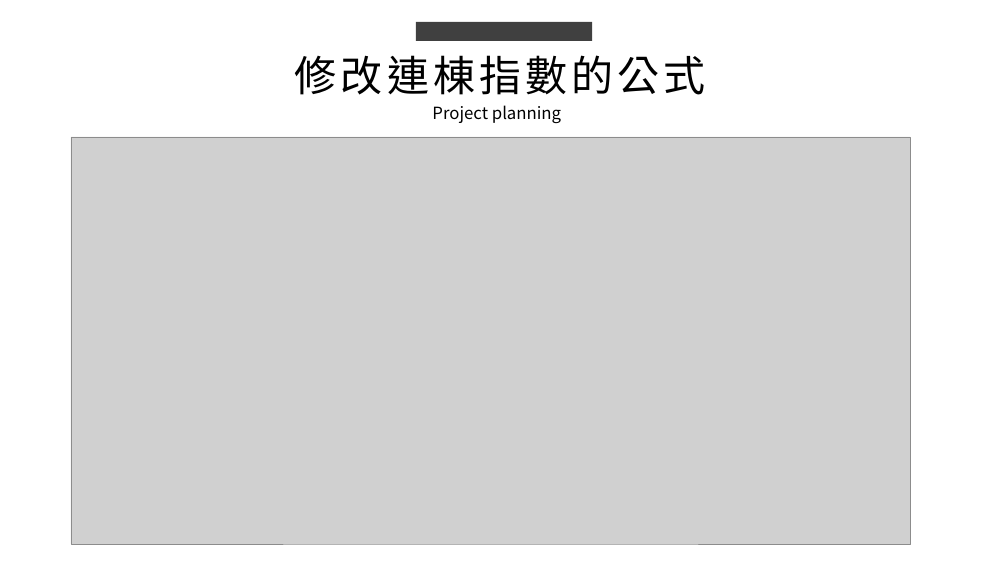
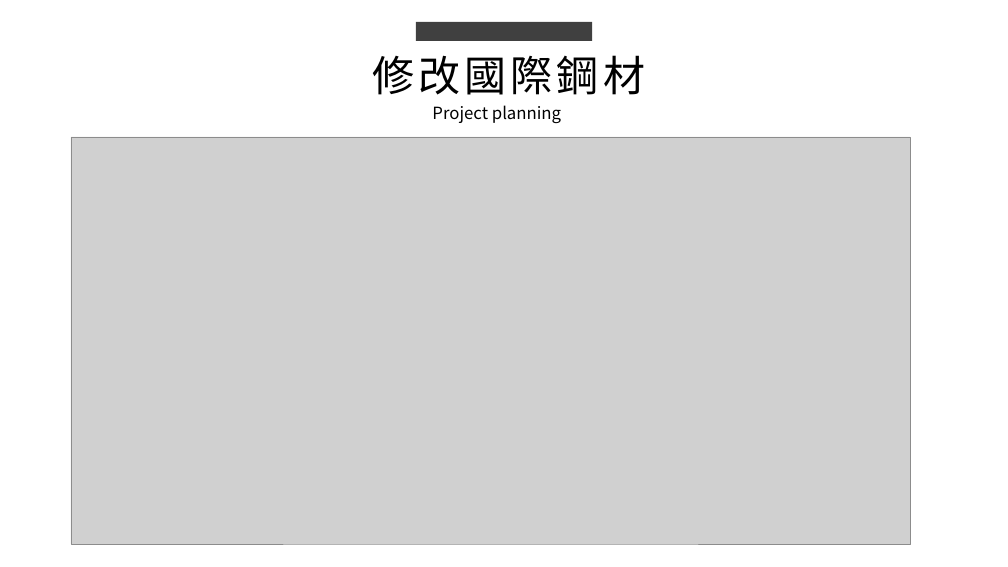
Before and after one commit to king637324/KnowledgeGreenhouseSystem, a slide deck: slide 3 of 工作日報_葉柏漢/2021.10/2021.10.20(加班)_2021.10.21工作日報_葉柏漢.pptx (slide 4 before the commit). Drawn at 1008x567 pixels with LibreOffice and Linux fonts; fonts in the diff are those of the drawing; grey boxes stand for pictures. Boxes give left, top, right and bottom in pixels: in the first picture for what was removed or moved away, otherwise in the second. Text is boxed around its words. In the diff, an @@ line names an element or a change of style, - is before the commit and + after.

```diff
--- a/工作日報_葉柏漢/2021.10/2021.10.20(加班)_2021.10.21工作日報_葉柏漢.pptx
+++ b/工作日報_葉柏漢/2021.10/2021.10.20(加班)_2021.10.21工作日報_葉柏漢.pptx
@@ text at [373, 55, 645, 95]: text changed @@
-修改連棟指數的公式
+修改國際鋼材
```
Also in this commit, not shown: 2 other slides changed, 2 slides added, 4 other files.
